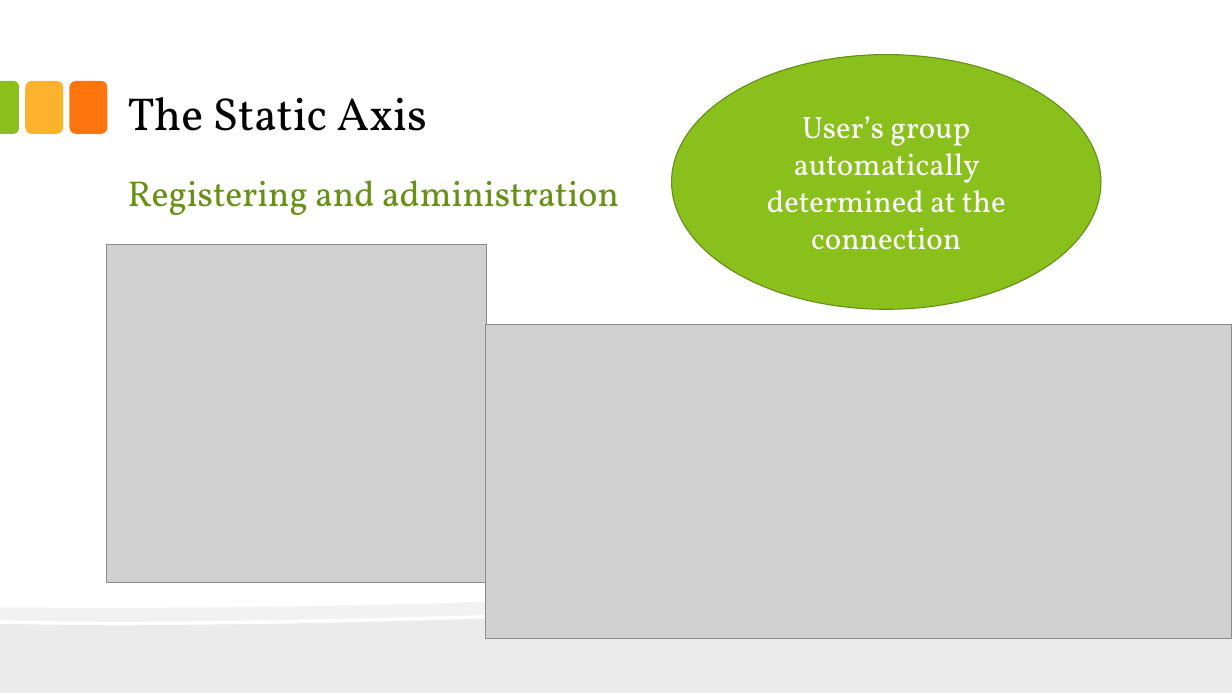
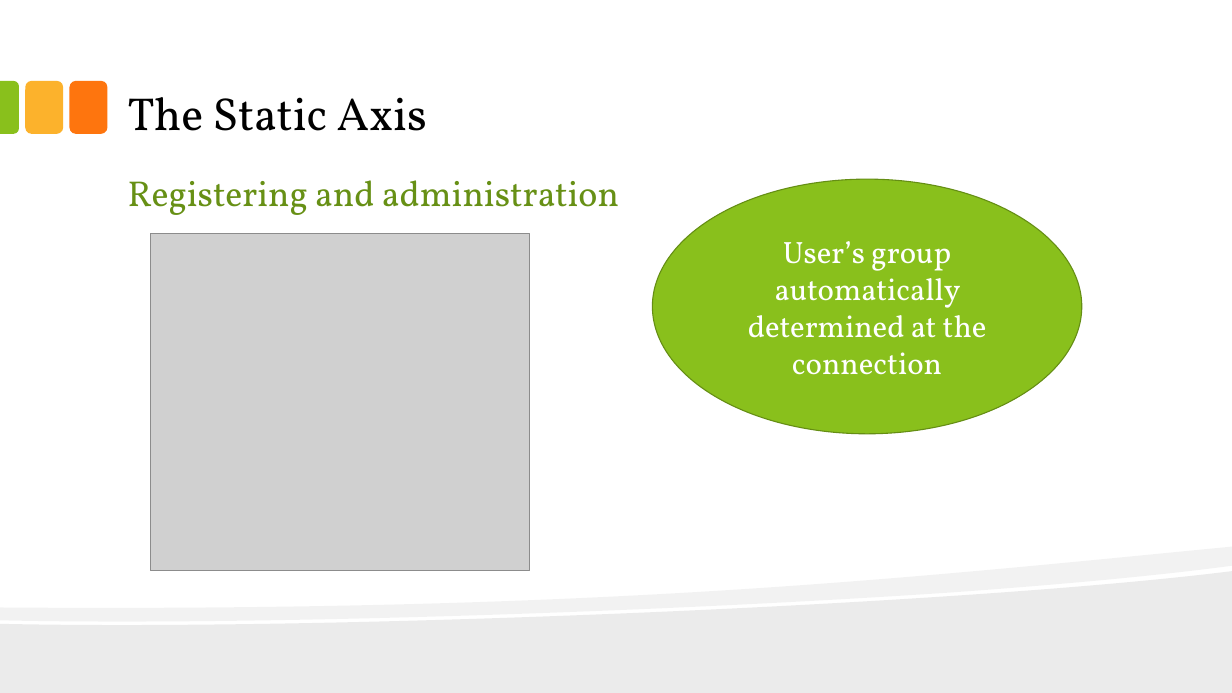
Before and after one commit to thelittlewozniak/iKitchen, a slide deck: slide 15 of Fichiers analyse/IKitchen.pptx. Drawn at 1232x693 pixels with LibreOffice and Linux fonts; fonts in the diff are those of the drawing; grey boxes stand for pictures. Boxes give left, top, right and bottom in pixels: in the first picture for what was removed or moved away, otherwise in the second. Text is boxed around its words. In the diff, an @@ line names an element or a change of style, - is before the commit and + after.

```diff
--- a/Fichiers analyse/IKitchen.pptx
+++ b/Fichiers analyse/IKitchen.pptx
@@ ellipse "User’s group automatically determined at ..." moved from (x1=672, y1=55, x2=1102, y2=310) to (x1=653, y1=179, x2=1082, y2=434) @@
@@ picture moved from (x1=107, y1=244, x2=486, y2=582) to (x1=150, y1=233, x2=529, y2=571) @@
@@ picture removed at (x1=486, y1=324, x2=1232, y2=639) @@
```
Also in this commit, not shown: 2 slides removed, 8 other files.
